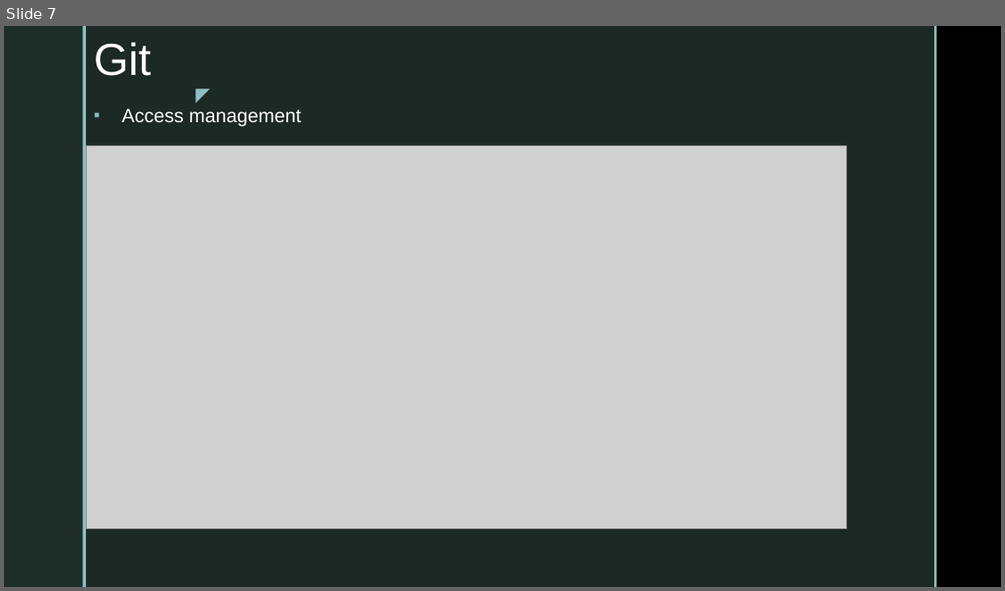
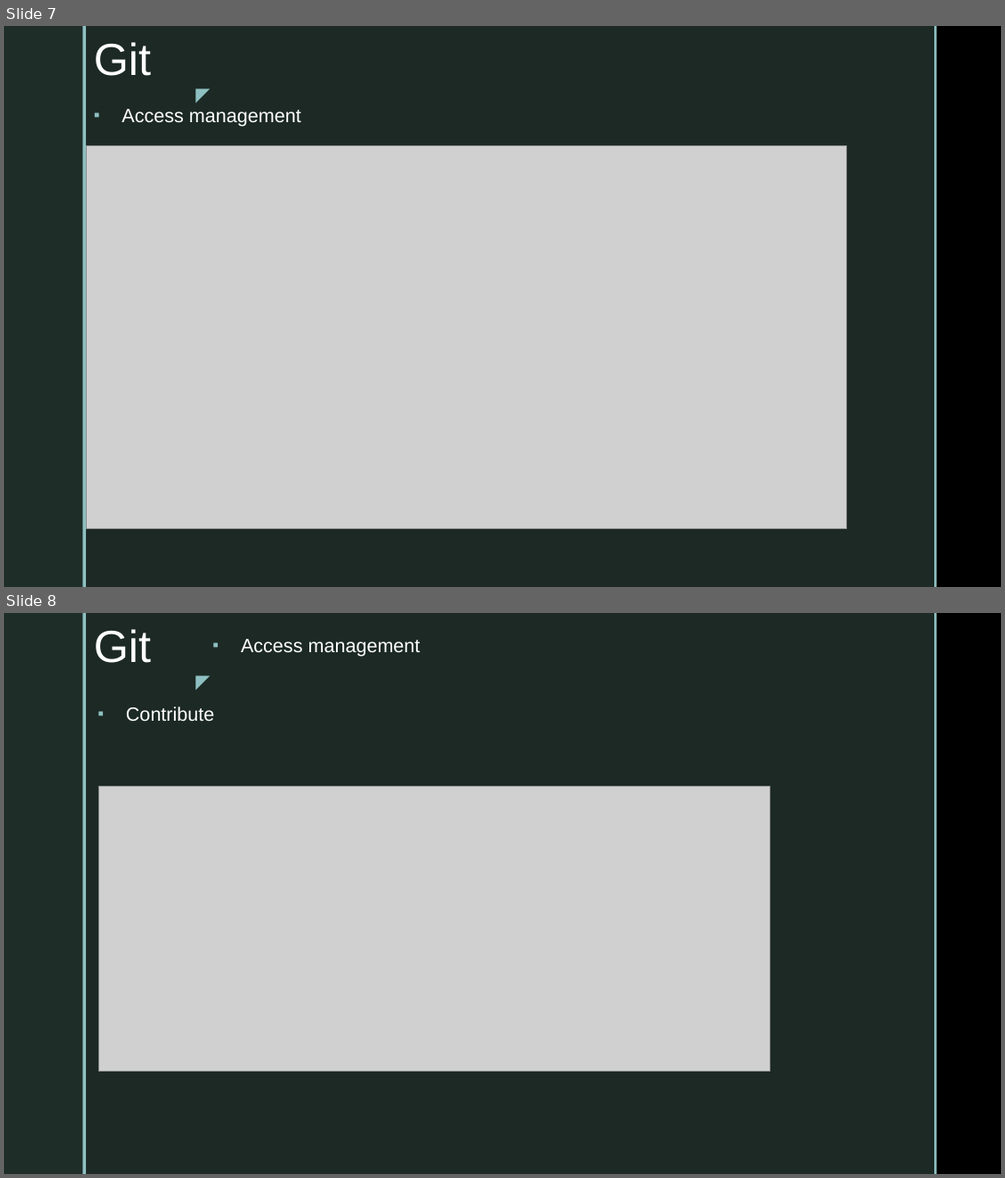
Before and after one commit to bshahar/Trading-system, a slide deck: Version-0.pptx. Shown one above the other, each under a label of ours: slide 7 before the commit, slides 7 and 8 after it. The pictures are 1005x591 and 1005x1178 pixels, drawn with LibreOffice and Linux fonts; fonts in the diff are those of the drawing; grey boxes stand for pictures; background and template pictures are left out. Boxes give left, top, right and bottom in pixels: in the first picture for what was removed or moved away, otherwise in the second. Text is boxed around its words. In the diff, an @@ line names an element or a change of style, - is before the commit and + after.

```diff
--- a/Version-0.pptx
+++ b/Version-0.pptx
@@ slide 8 added at box(4, 613, 1001, 1174), background picture (left out); not listed: 5 template elements that a slide beside it also shows @@
@@ title added at box(94, 629, 151, 663), 43.2 pt, text #FFFFFF @@
+Git
@@ text added at box(241, 639, 421, 657), 18.5 pt, text #FFFFFF @@
+▪ Access management
@@ text added at box(126, 706, 214, 722), 18.5 pt, text #FFFFFF @@
+▪ Contribute
@@ picture added at box(99, 786, 770, 1070) @@
```
Also in this commit, not shown: 1 slide changed, 1 other slide added.
